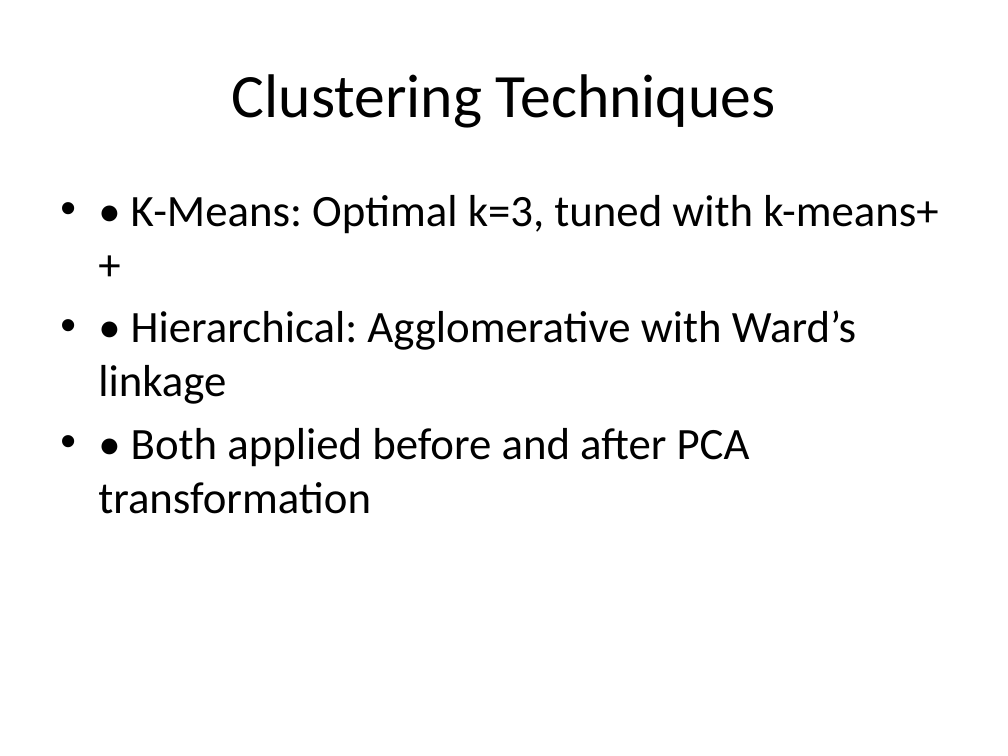
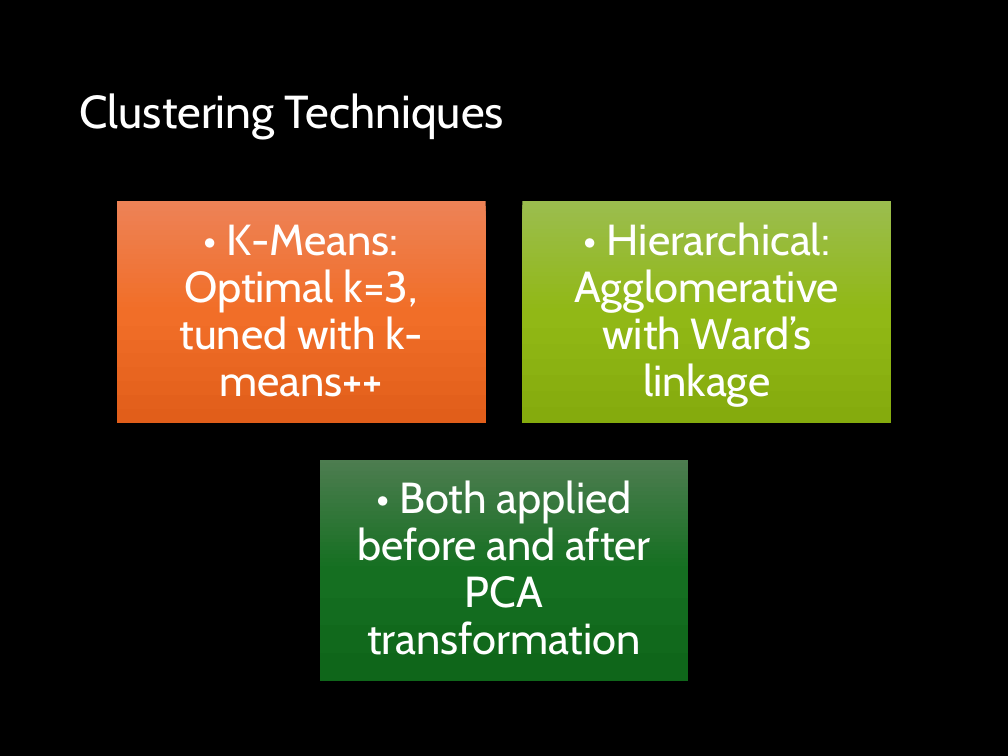
Before and after one commit to Rageshmenon9388/rag, a slide deck: slide 7 of Health_Behavior_Clustering_Presentation.pptx. Drawn at 1008x756 pixels with LibreOffice and Linux fonts; fonts in the diff are those of the drawing; background and template pictures are left out. Boxes give left, top, right and bottom in pixels: in the first picture for what was removed or moved away, otherwise in the second. Text is boxed around its words. In the diff, an @@ line names an element or a change of style, - is before the commit and + after.

```diff
--- a/Health_Behavior_Clustering_Presentation.pptx
+++ b/Health_Behavior_Clustering_Presentation.pptx
@@ background #FFFFFF to picture (left out) @@
@@ title "Clustering Techniques": place and size @@
-title "Clustering Techniques" at [232,74,775,128]
+title "Clustering Techniques" at [79,93,504,139]
@@ title "Clustering Techniques" at [79,93,504,139]: size 44 to 33 pt, font Calibri to Cabin, text colour #000000 to #FFFFFF; alignment centre to left; line spacing 1 to 0.9 @@
@@ text removed at [98,195,938,514] @@
-• • K-Means: Optimal k=3, tuned with k-means++
-• • Hierarchical: Agglomerative with Ward’s linkage
-• • Both applied before and after PCA transformation
@@ group added at [117,202,891,681]: 3 rectangles, 3 texts @@
+• K-Means: Optimal k=3, tuned with k-means++
+• Hierarchical: Agglomerative with Ward’s linkage
+• Both applied before and after PCA transformation
```
Also in this commit, not shown: 10 other slides changed.
